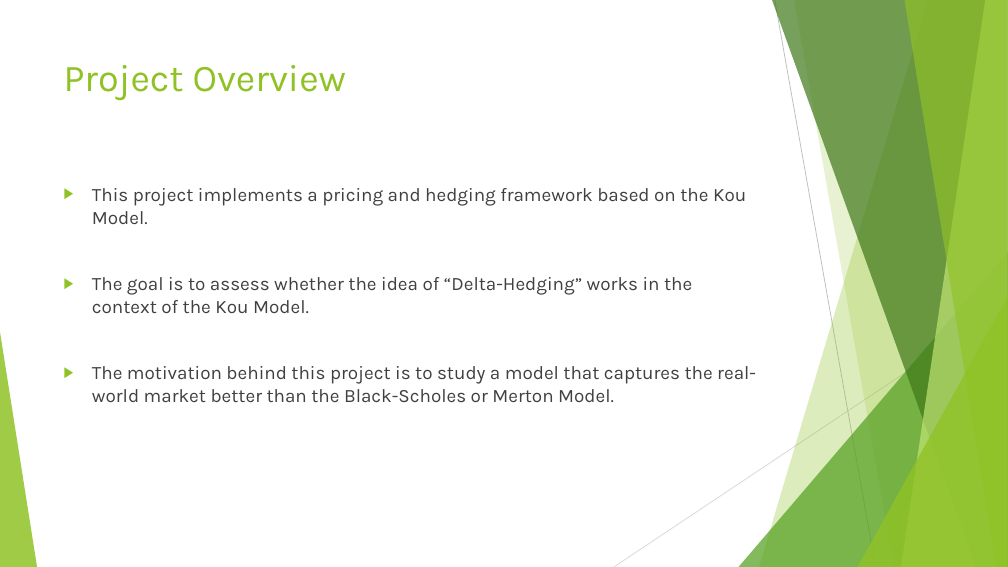
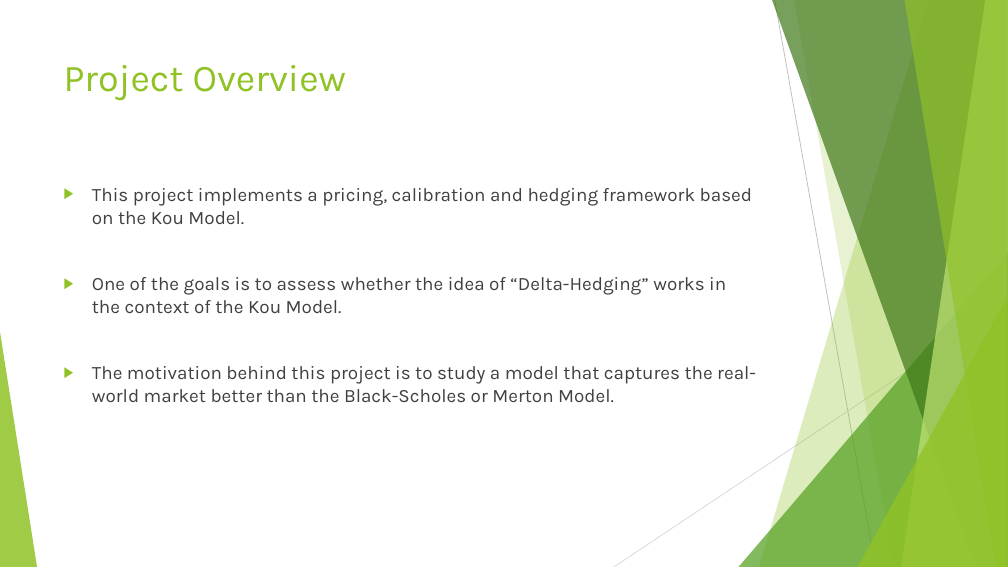
Before and after one commit to gautamhegde001/Kou_Model_Project, a slide deck: slide 2 of Project_Slides.pptx. Drawn at 1008x567 pixels with LibreOffice and Linux fonts; fonts in the diff are those of the drawing. Boxes give left, top, right and bottom in pixels: in the first picture for what was removed or moved away, otherwise in the second. Text is boxed around its words. In the diff, an @@ line names an element or a change of style, - is before the commit and + after.

Commit message:
Modified calibration to weigh uncertain options lesser, and changed Project_report and Project_slides

```diff
--- a/Project_Slides.pptx
+++ b/Project_Slides.pptx
@@ text at bbox=[92, 188, 752, 313]: text changed @@
-▶ This project implements a pricing and hedging framework based on the Kou Model.
-▶ The goal is to assess whether the idea of “Delta-Hedging” works in the context of the Kou Model.
+▶ This project implements a pricing, calibration and hedging framework based on the Kou Model.
+▶ One of the goals is to assess whether the idea of “Delta-Hedging” works in the context of the Kou Model.
```
Also in this commit, not shown: 1 slide added, 4 other files.
